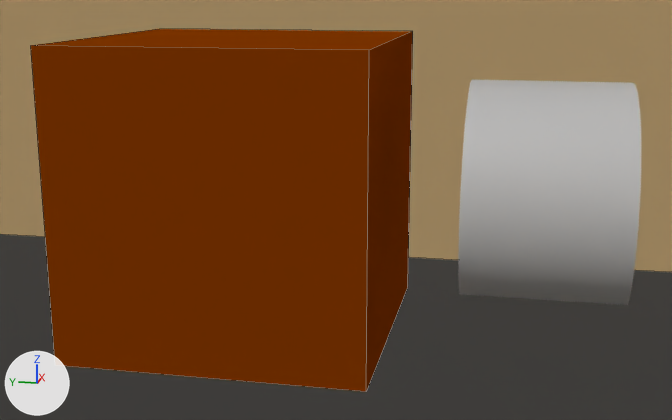
A saved change to the Blender file Simulation/Lidar_Simulation.blend.
The view is the same before and after, from a 50 mm camera at (-0.2058, 0.0088, 0.9786) aimed at (0.0583, 0.0616, 0.9126). The lights are fixed; the arrows at lower left show +X, +Y and +Z. Mesh edges are drawn as thin lines on the coarser meshes.
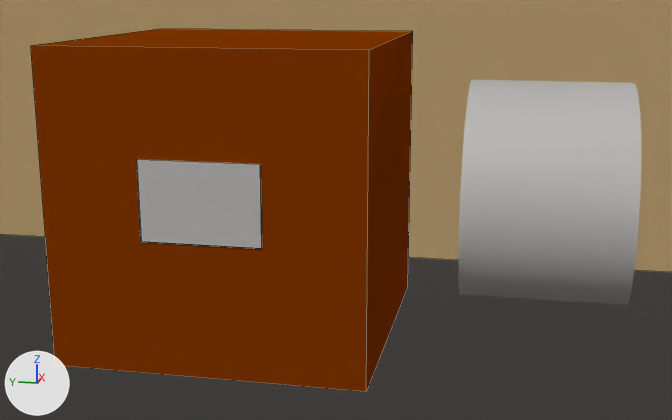
Commit message: Added imu object and quaternion output

What differs and where, as boxes (x1, y1, x2, y2) in the pictures (672 x 420 px):
'IMU_Object', added
    after: (137, 159, 262, 249)

The edits, one by one:
Mesh me_imu_mesh is new.
It is a box spanning x -0.019..0.019, y -0.0127..0.0127, z -0.0002..0.0002.
Object 'IMU_Object' (ob_imu_object) is new; it shows me_imu_mesh.
Its parent is ob_cube.
Its matrix parent inverse is Matrix(((1.0, 0.0, 0.0, -0.102), (0.0, 1.0, 0.0, -0.102), (0.0, 0.0, 1.0, -0.909), (0.0, 0.0, 0.0, 1.0))).
Its location is (0.0508, 0.102, 0.914).
Its rotation in degrees is (90, 0, -90).
